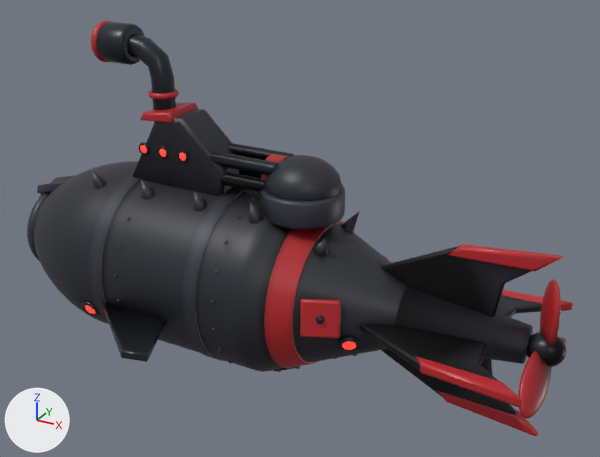
One commit to the glTF model models-src/enemy_boss.glb: the scene before it, then after it.
Both versions are drawn from a 50 mm lens placed at (5.63, -8.19, 4.89), pointed at (1.03, 0.17, 0.72). Every picture has the same lights, and +X, +Y and +Z are marked at lower left. The picture after the commit comes second. Where no turn or scale is listed for an object, it has been applied to the vertices. Vertices at exactly the same position are counted once.

The first picture shows 'enemy_boss_body', 'propeller.002', 'turret_guns_mesh.001'.
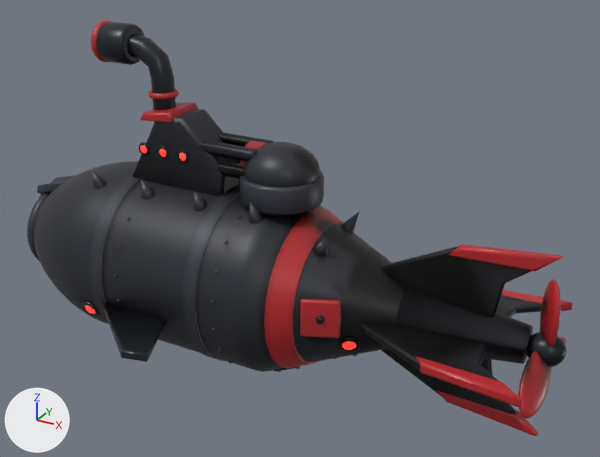
The change, as a diff of the scene's bpy script:
```diff
--- a/models-src/enemy_boss.glb.py
+++ b/models-src/enemy_boss.glb.py
@@ me_enemy_boss_body @@
 me_enemy_boss_body.from_pydata(...)  # 14033 vertices, 27404 faces; spans x -3.34..4.25, y -2.15..2.15, z -1.24..3.07
 # used by ob_enemy_boss_body; location = (0.0, 0.0, 0.0)
+# me_enemy_boss_body part 1: the loose piece of 182 vertices spanning x 0.68..1.64, y -0.44..0.44, z 1.04..1.72 is moved by (-0.29, 0.0, 0.12)
+# me_enemy_boss_body part 2: the loose piece of 144 vertices spanning x 0.65..1.67, y -0.51..0.51, z 1.0..1.35 is moved by (-0.29, 0.0, 0.12)
+# me_enemy_boss_body part 3: 6482 kept faces spanning x -3.28..4.25, y -1.17..1.17, z -1.24..2.45 get new vertex colours
 me_enemy_boss_body.materials.append(mat_enemy_hull)
@@ me_propeller_002 @@
 me_propeller_002.from_pydata(...)  # 800 vertices, 1580 faces; spans x -0.289..0.22, y -0.748..0.748, z -0.473..0.854
 # used by ob_propeller_002; location = (4.2, 0.0, 0.0)
+# me_propeller_002 part 4: 1216 kept faces spanning x -0.289..0.213, y -0.748..0.748, z -0.473..0.854 get new vertex colours
 me_propeller_002.materials.append(mat_gunmetal)
@@ ob_turret_guns_mesh_001 @@
 ob_turret_guns_mesh_001 = bpy.data.objects.new('turret_guns_mesh.001', me_turret_guns_mesh_001)
-ob_turret_guns_mesh_001.location = (1.16, 0.0, 1.46)
+ob_turret_guns_mesh_001.location = (0.87, 0.0, 1.59)
```

Boxes [x1, y1, x2, y2] around the edits, measured in the pictures (600 x 457 px; the box of a moved part takes in the faces that stretch with it):
'turret_guns_mesh.001', moved: before [201, 143, 295, 192]; after [181, 132, 273, 179]
part 1 of me_enemy_boss_body, moved or reshaped: before [264, 155, 342, 201]; after [243, 142, 320, 187]
part 2 of me_enemy_boss_body, moved or reshaped: before [260, 184, 345, 229]; after [239, 170, 324, 215]
part 3 of me_enemy_boss_body, recoloured: [198, 131, 543, 364] in both
part 4 of me_propeller_002, recoloured: [518, 291, 566, 410] in both
